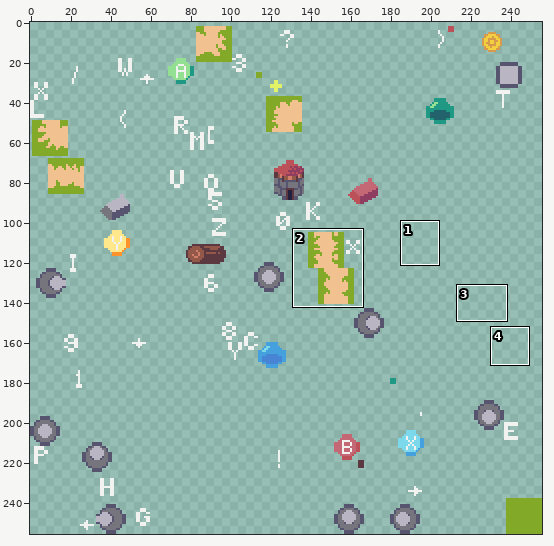
Edited in one commit: sprite sheet (src/res/textures/textures.png). The first picture is a wide view before the edit; the outline marks the close-up.
Close-up. Earlier state:
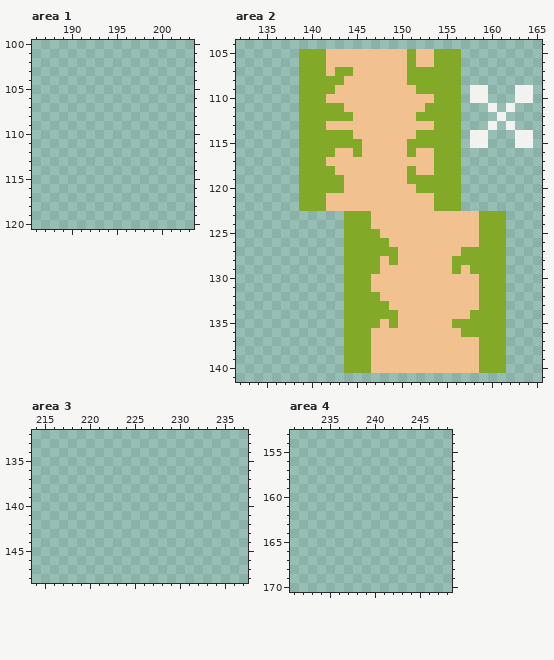
The file is 256x256 pixels. Shown: area 1: x 186..203, y 100..120; area 2: x 132..165, y 104..141; area 3: x 214..237, y 132..148; area 4: x 231..248, y 153..170. The old version is drawn lined up with the new one. The commit also changed other parts of the picture, which this record leaves out.
Once edited:
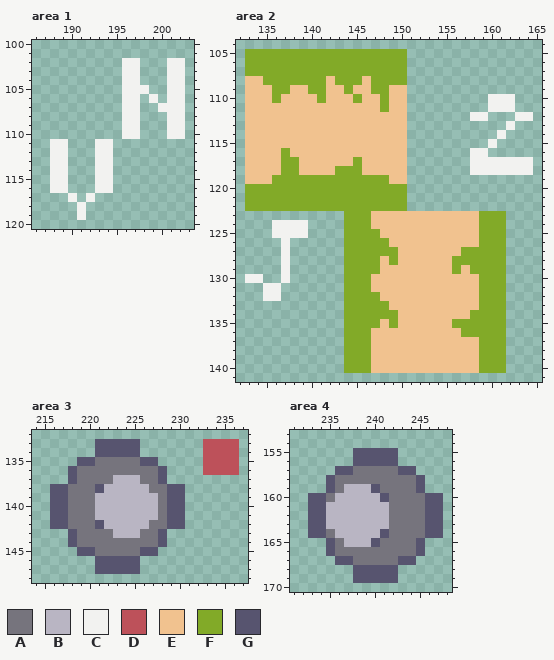
Palette (. is transparent): A #76747d  B #b9b5c3  C #f2f2f0  D #bd515a  E #f1c28f  F #82aa28  G #57546f
Change:
drawings rearranged on the sheet (the old picture shows each at its new place; 29 dropped ones are not shown)
Changed rows in their new state; - is an unchanged pixel.
Area 1:
first column x 188:
102 --------CC---CC
103 --------CC---CC
104 --------CC---CC
105 --------CCC--CC
106 --------CC-C-CC
107 --------CC--CCC
108 --------CC---CC
109 --------CC---CC
110 --------CC---CC
111 CC---CC--------
112 CC---CC--------
113 CC---CC--------
114 CC---CC--------
115 CC---CC--------
116 CC---CC--------
117 --C-C----------
118 ---C-----------
119 ---C-----------
Area 2:
first column x 133:
105 FFFFFF---FFFFFFFFF......--------
106 FFFFFF---FFFFFFFFF......--------
107 FFFFFF---F--FFFFFF......--------
108 EEFFFF---E-FF-FFFF......--------
109 EEEFFEE--E-F--FF--......-..---..
110 EEEFEEEE----F--F--......-..CCC..
111 EEEEEEEEEEE----F--......----C---
112 EEEEEEEEEEEE------......-CC-.-CC
113 EEEEEEEEE---------......---.----
114 EEEEEEEEEEEE------......-..-C-..
115 EEEEEEEEEEEEE-----......-..C--..
116 EEEEFEEEEE--E-----......-CC-----
117 EEEEFFEEE---F-----......-CCCCCCC
118 EEEEFFEEEEFFF-----......-CCCCCCC
119 EEEFFF-----FFFFF--......--------
120 FFFFFF-----FFFFFFF......--------
121 FFFFFF---FFFFFFFFF......--------
122 FFFFFF---FFFFFFFFF......--------
124 ---CCCC-------------------------
125 ---CCCC-------------------------
126 ----C---------------------------
127 ----C---------------------------
128 ----C---------------------------
129 ----C---------------------------
130 CC--C---------------------------
131 --CC----------------------------
132 --CC----------------------------
Area 3:
first column x 216:
133 -----GGGGG-------DDDD
134 -----GGGGG-------DDDD
135 ---GGAAAAAGG-----DDDD
136 --GAAAAAAAAAG----DDDD
137 --GAAAABBBAAG--------
138 GGAAAGBBBBBAAGG------
139 GGAAABBBBBBBAGG------
140 GGAAABBBBBBBAGG------
141 GGAAABBBBBBBAGG------
142 GGAAAGBBBBBAAGG------
143 --GAAAABBBAAG--------
144 --GAAAAAAAAAG--------
145 ---GGAAAAAGG---------
146 -----GGGGG-----------
147 -----GGGGG-----------
Area 4:
first column x 233:
155 -----GGGGG-----
156 -----GGGGG-----
157 ---GGAAAAAGG---
158 --GAAAAAAAAAG--
159 --GABBBGAAAAG--
160 GGABBBBBGAAAAGG
161 GGBBBBBBBAAAAGG
162 GGBBBBBBBAAAAGG
163 GGBBBBBBBAAAAGG
164 GGABBBBBGAAAAGG
165 --GABBBGAAAAG--
166 --GAAAAAAAAAG--
167 ---GGAAAAAGG---
168 -----GGGGG-----
169 -----GGGGG-----
Where, in picture pixels (left, top, right, bottom), the same in both close-ups:
added: (50, 58, 185, 220)
changed: (245, 49, 533, 301)
added: (50, 439, 239, 574)
added: (308, 448, 443, 583)
